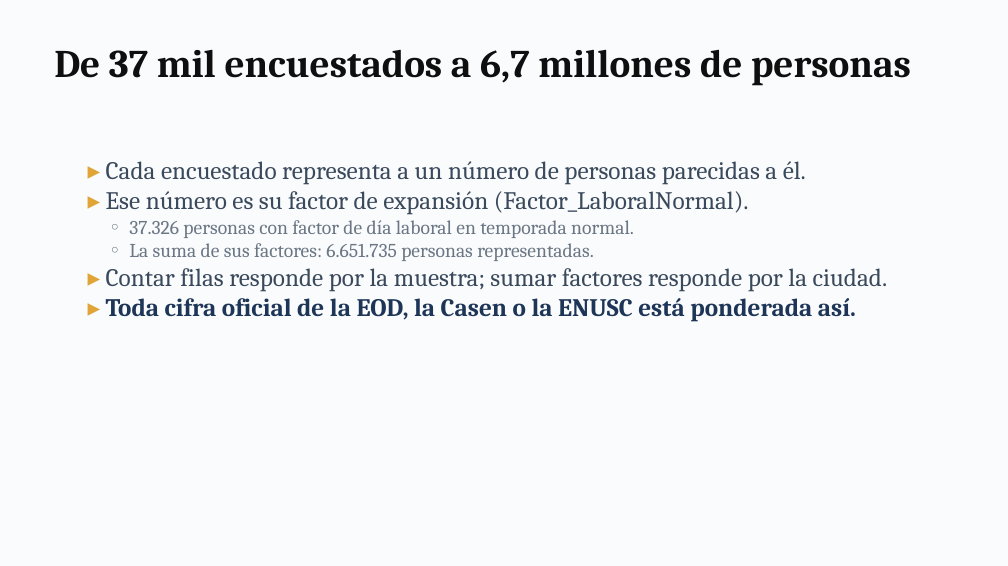
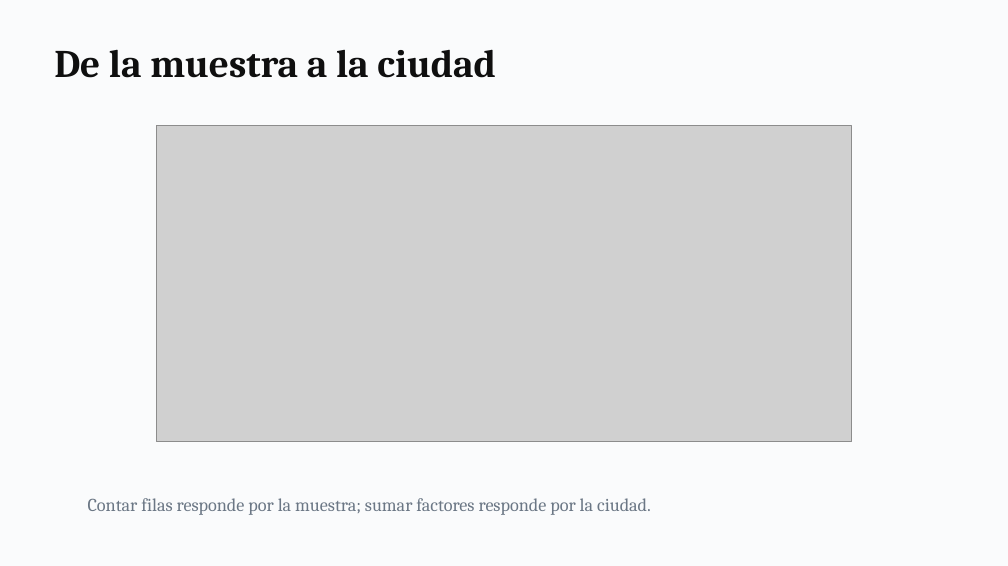
Before and after one commit to daniopitz/cienciadatos, a slide deck: slide 15 of presentaciones/clase02_pandas_eda.pptx. Drawn at 1008x566 pixels with LibreOffice and Linux fonts; fonts in the diff are those of the drawing; grey boxes stand for pictures. Boxes give left, top, right and bottom in pixels: in the first picture for what was removed or moved away, otherwise in the second. Text is boxed around its words. In the diff, an @@ line names an element or a change of style, - is before the commit and + after.

```diff
--- a/presentaciones/clase02_pandas_eda.pptx
+++ b/presentaciones/clase02_pandas_eda.pptx
@@ text at (54,49,496,78): text changed @@
-De 37 mil encuestados a 6,7 millones de personas
+De la muestra a la ciudad
@@ picture added at (156,126,852,443) @@
@@ text removed at (106,161,888,322) @@
-▸ Cada encuestado representa a un número de personas parecidas a él.
-▸ Ese número es su factor de expansión (Factor_LaboralNormal).
-◦ 37.326 personas con factor de día laboral en temporada normal.
-◦ La suma de sus factores: 6.651.735 personas representadas.
-▸ Contar filas responde por la muestra; sumar factores responde por la ciudad.
-▸ Toda cifra oficial de la EOD, la Casen o la ENUSC está ponderada así.
@@ text added at (88,498,651,515), 13 pt, text #6B7785 @@
+Contar filas responde por la muestra; sumar factores responde por la ciudad.
```
Also in this commit, not shown: 12 other slides changed, 6 slides added, 3 slides removed, 2 other files.
